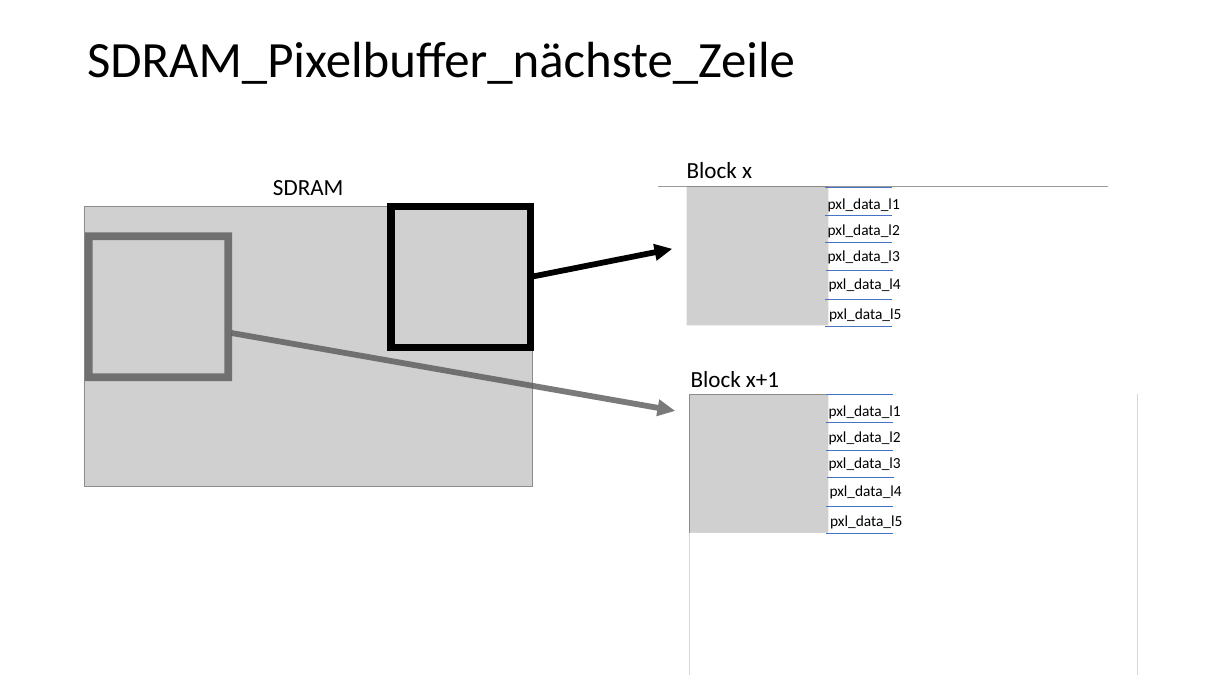
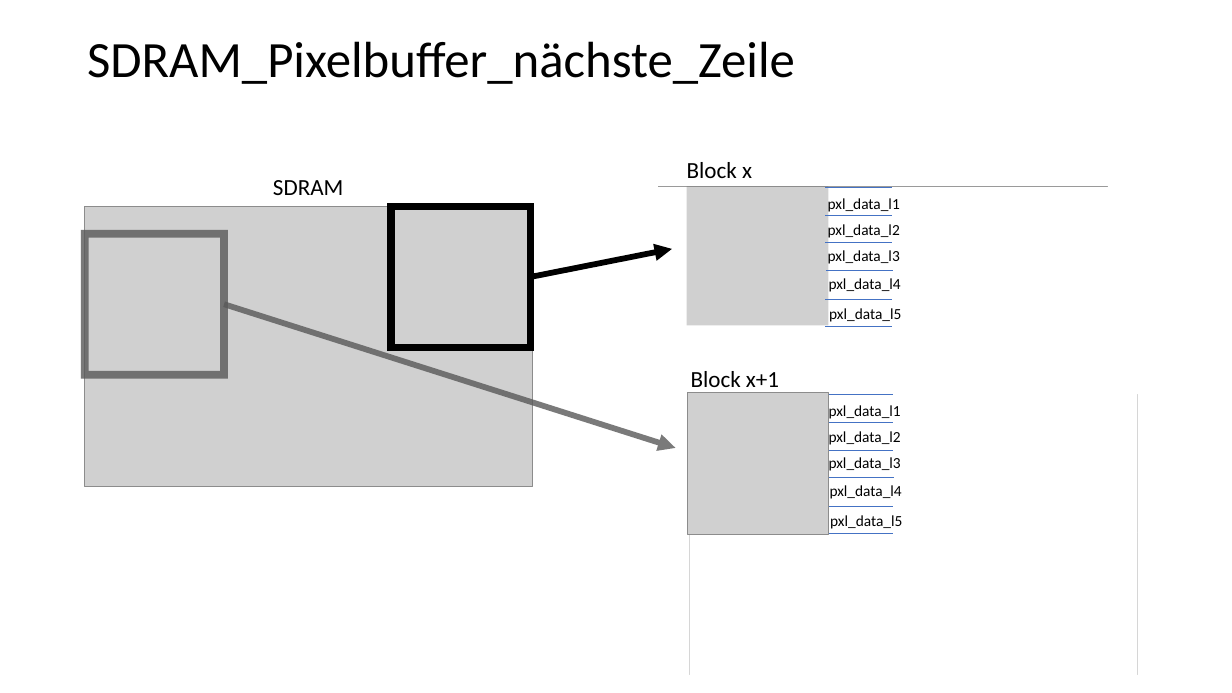
Before and after one commit to Chriss95De/Bachelors-Thesis-VHDL-Pattern-Detection, a slide deck: slide 4 of Dokumentation/Stand Oster/BayerPatternVearbeitung/Grafiken.pptx. Drawn at 1232x693 pixels with LibreOffice and Linux fonts; fonts in the diff are those of the drawing; grey boxes stand for pictures. Boxes give left, top, right and bottom in pixels: in the first picture for what was removed or moved away, otherwise in the second. Text is boxed around its words. In the diff, an @@ line names an element or a change of style, - is before the commit and + after.

```diff
--- a/Dokumentation/Stand Oster/BayerPatternVearbeitung/Grafiken.pptx
+++ b/Dokumentation/Stand Oster/BayerPatternVearbeitung/Grafiken.pptx
@@ rectangle: place and size @@
-rectangle at <box>89,237,228,378</box>
+rectangle at <box>85,234,225,375</box>
@@ arrow moved from (232, 333) - (675, 411) to (225, 304) - (676, 448) @@
@@ picture added at <box>688,393,828,534</box> @@
```
Also in this commit, not shown: 3 slides added, 7 other files.
